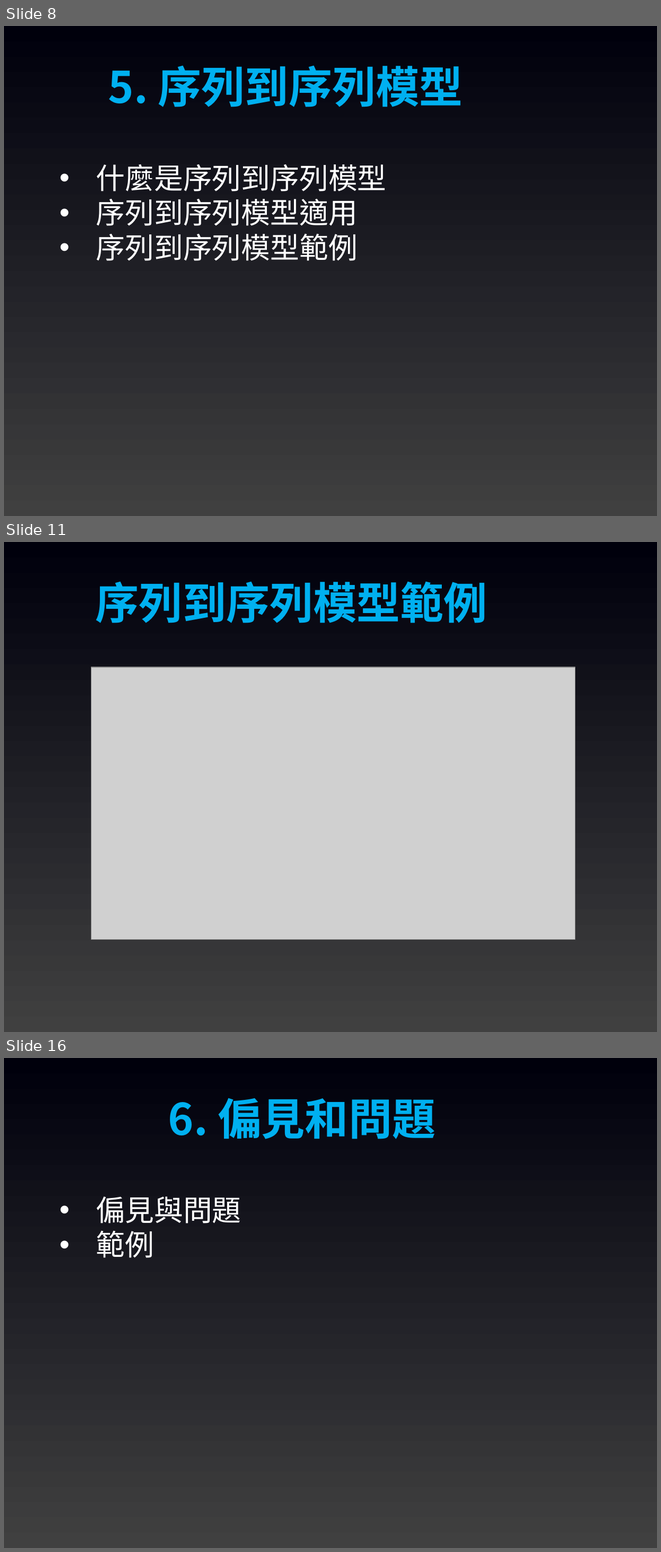
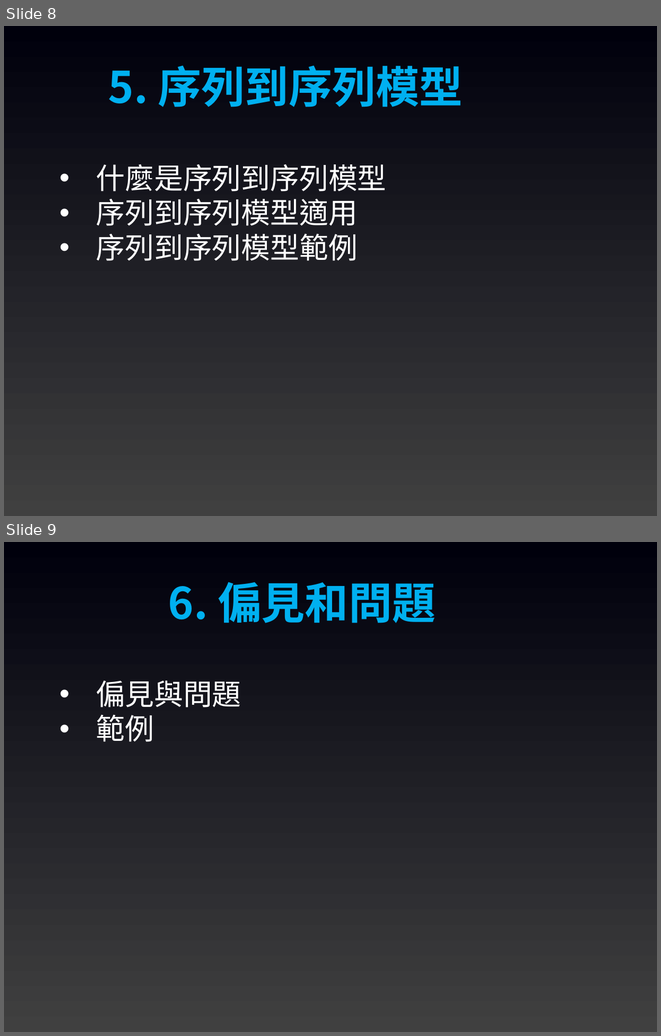
Before and after one commit to joshhu/mustllm2024, a slide deck: Slides/Week03/00：課程大綱.pptx. Shown one above the other, each under a label of ours: slides 8, 11 and 16 before the commit, slides 8 and 9 after it; the slides between them are not shown. The pictures are 661x1552 and 661x1036 pixels, drawn with LibreOffice and Linux fonts; fonts in the diff are those of the drawing; grey boxes stand for pictures. Boxes give left, top, right and bottom in pixels: in the first picture for what was removed or moved away, otherwise in the second. Text is boxed around its words. In the diff, an @@ line names an element or a change of style, - is before the commit and + after.

```diff
--- a/Slides/Week03/00：課程大綱.pptx
+++ b/Slides/Week03/00：課程大綱.pptx
@@ slide 11 removed at [4,542,657,1032], background gradient #404040 to #00000C @@
@@ text removed at [96,581,487,623] @@
-序列到序列模型範例
@@ picture removed at [91,668,575,940] @@
@@ what was slide 16 is now slide 9 @@
```
Also in this commit, not shown: 6 other slides removed, 7 other files.
